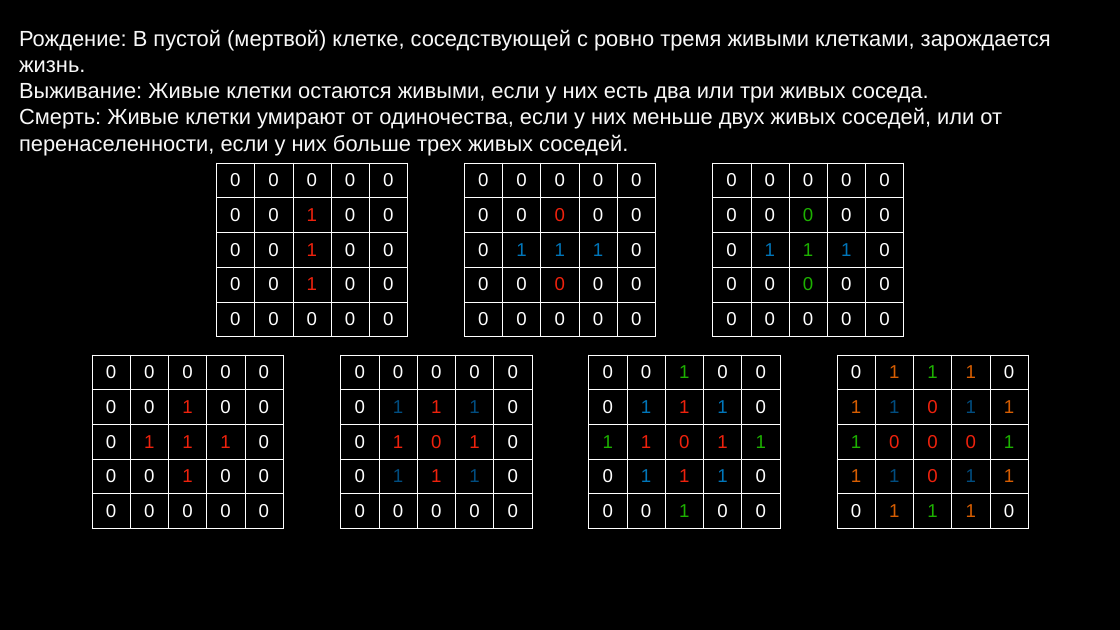
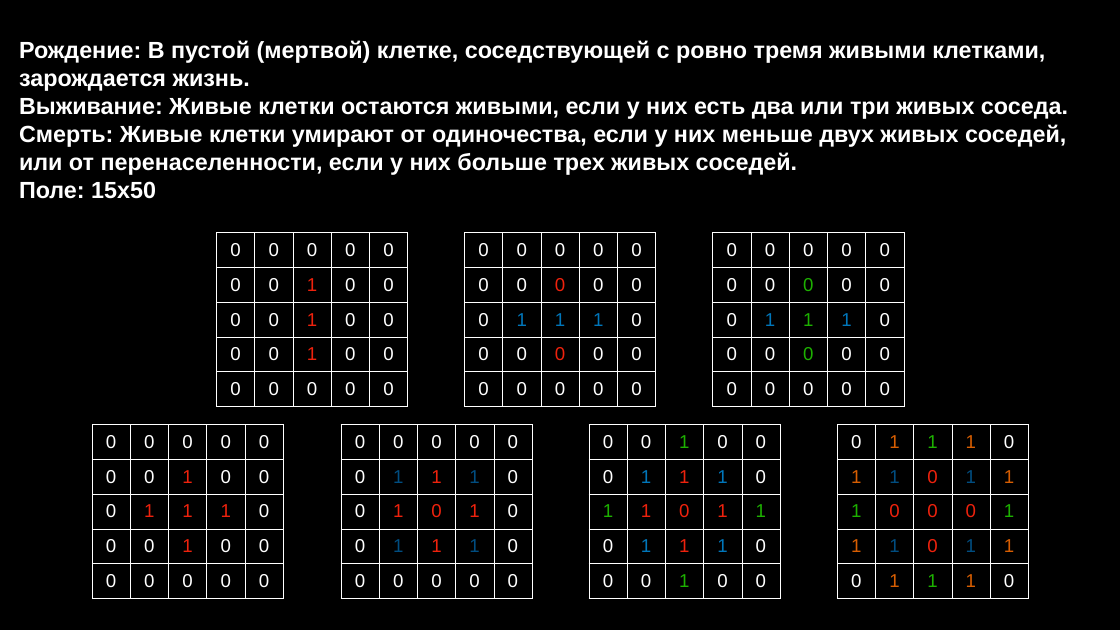
Before and after one commit to maxlukyrabbit/teach, a slide deck: slide 2 of project_1/rules_game.pptx. Drawn at 1120x630 pixels with LibreOffice and Linux fonts; fonts in the diff are those of the drawing. Boxes give left, top, right and bottom in pixels: in the first picture for what was removed or moved away, otherwise in the second. Text is boxed around its words. In the diff, an @@ line names an element or a change of style, - is before the commit and + after.

```diff
--- a/project_1/rules_game.pptx
+++ b/project_1/rules_game.pptx
@@ text at (19, 40, 1068, 175): size 37.5 to 40 pt, text colour #F8F8F8 to #FFFFFF, bold on @@
@@ text at (19, 181, 156, 199): paragraph added @@
+Поле: 15x50
@@ 7 tables: place and size @@
-7 tables at (92, 163, 1028, 529)
+7 tables at (92, 233, 1028, 598)
```
Also in this commit, not shown: 1 slide added, 34 other files.
